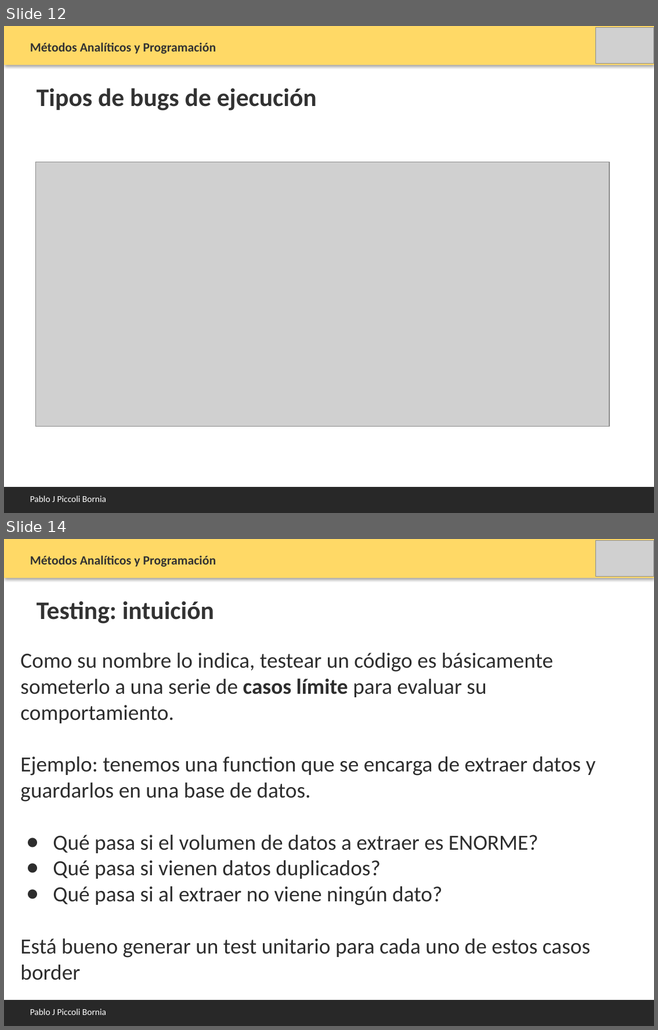
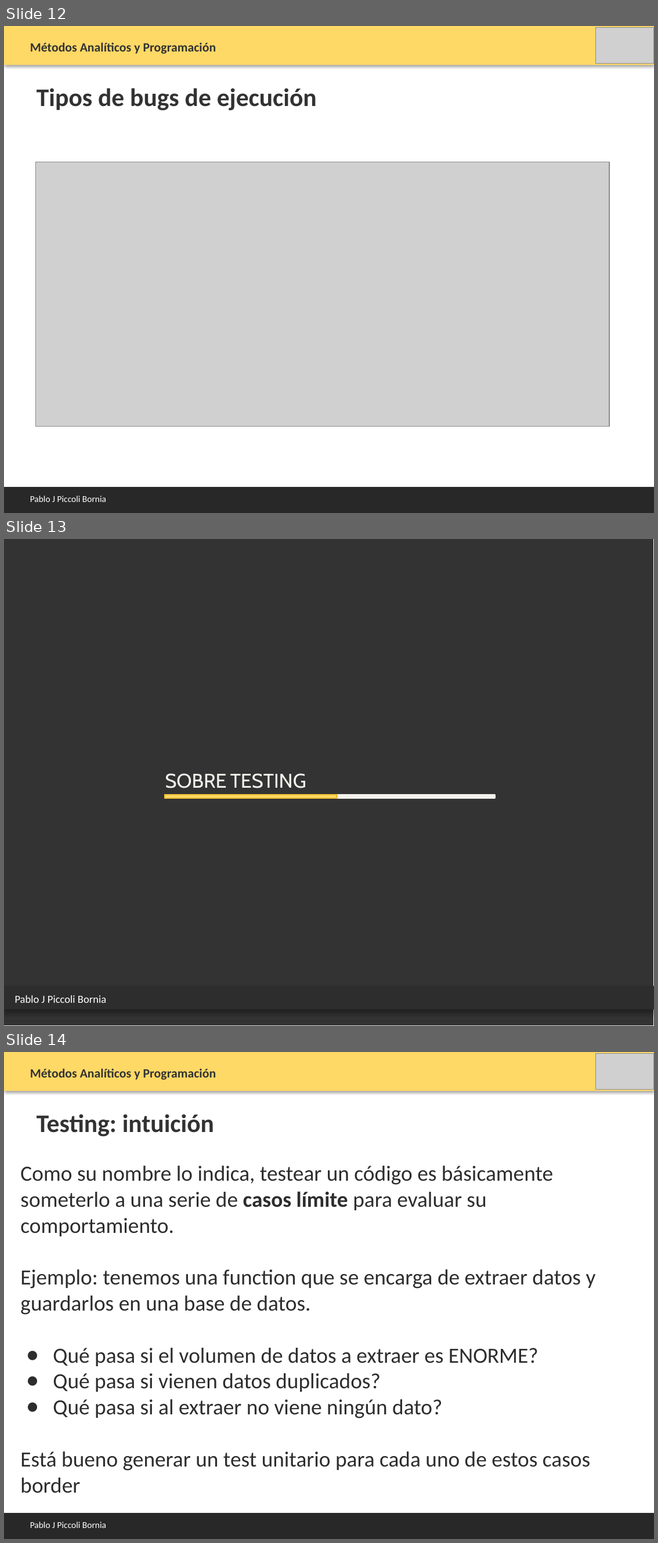
Before and after one commit to PabloPicc/MAyP_2026_1S, a slide deck: clases_teoricas_2026/Clase_8_Testing.pptx. Shown one above the other, each under a label of ours: slides 12 and 14 before the commit, slides 12, 13 and 14 after it; the slides between them are not shown. The pictures are 658x1030 and 658x1543 pixels, drawn with LibreOffice and Linux fonts; fonts in the diff are those of the drawing; grey boxes stand for pictures. Boxes give left, top, right and bottom in pixels: in the first picture for what was removed or moved away, otherwise in the second. Text is boxed around its words. In the diff, an @@ line names an element or a change of style, - is before the commit and + after.

```diff
--- a/clases_teoricas_2026/Clase_8_Testing.pptx
+++ b/clases_teoricas_2026/Clase_8_Testing.pptx
@@ slide 13 added at bbox=[4, 539, 654, 1026], background #FFFFFF @@
@@ freeform shape added at bbox=[4, 539, 653, 1026], fill #333333 @@
@@ text added at bbox=[165, 773, 306, 788], 22 pt, text #F4F2ED, small capitals @@
+SOBRE TESTING
@@ group added at bbox=[165, 795, 495, 799]: 4 freeform shapes @@
@@ rectangle added at bbox=[4, 986, 654, 1009], fill #2D2D2D @@
@@ text added at bbox=[15, 995, 106, 1003], 12 pt, text #FFFFFF @@
+Pablo J Piccoli Bornia
```
Also in this commit, not shown: 2 other slides added, 3 slides removed, 10 other files.
